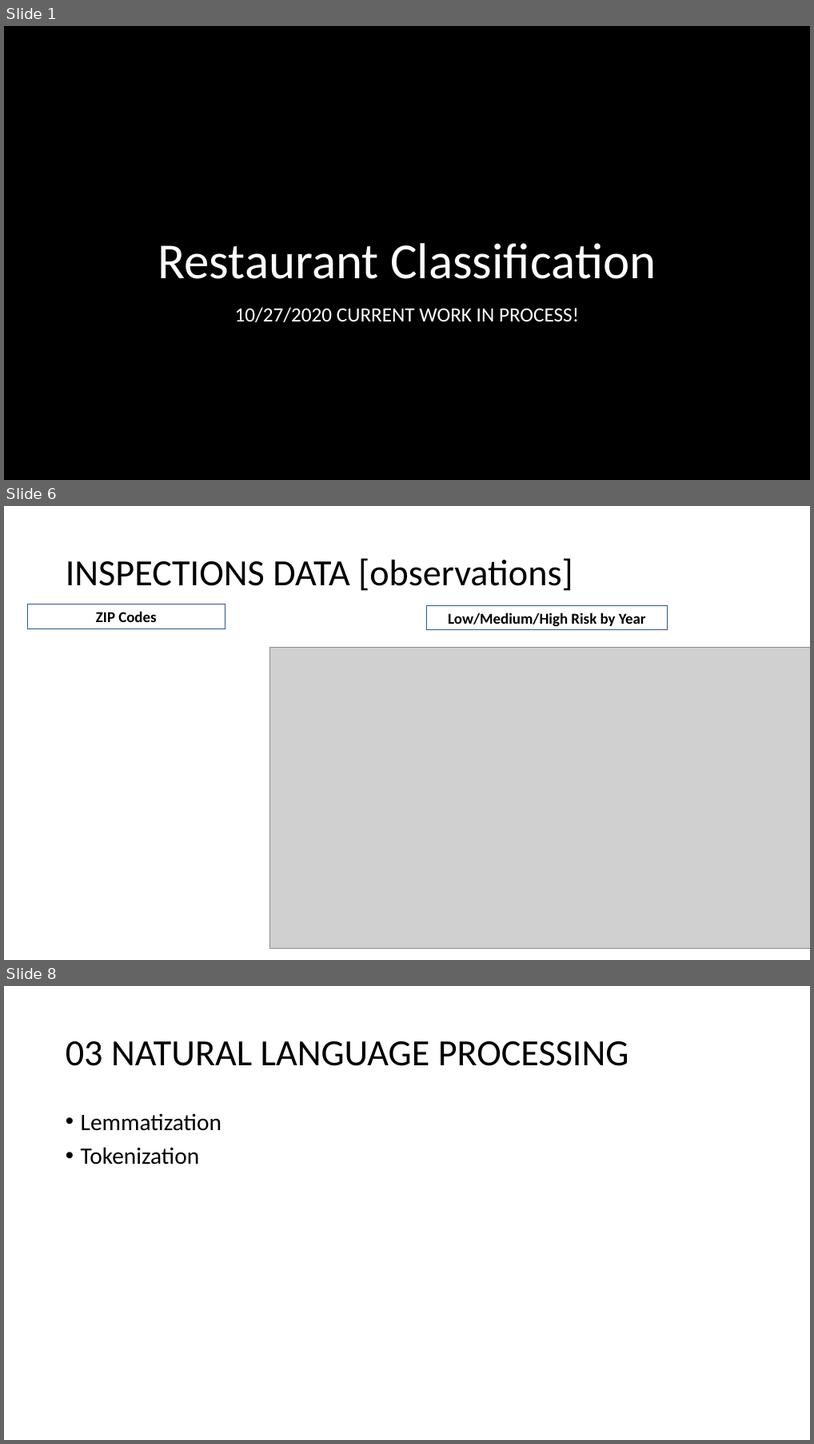
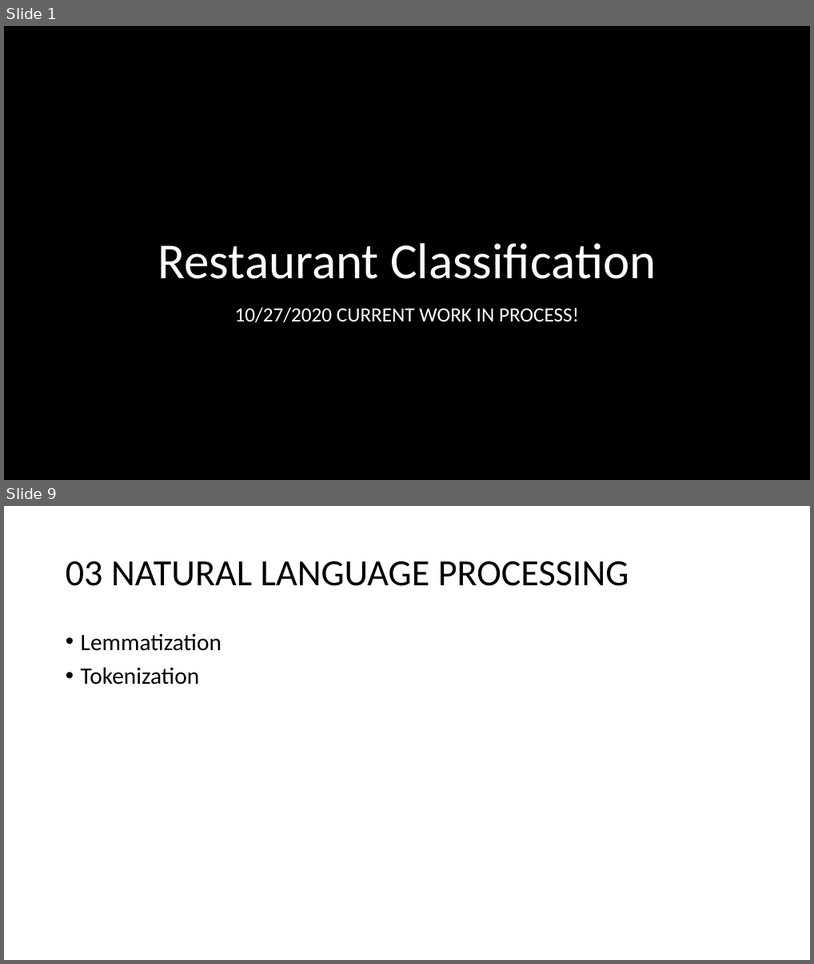
Before and after one commit to sstarkjr/NLP-food-safety-classification, a slide deck: Presentation.pptx. Shown one above the other, each under a label of ours: slides 1, 6 and 8 before the commit, slides 1 and 9 after it; the slides between them are not shown. The pictures are 814x1444 and 814x964 pixels, drawn with LibreOffice and Linux fonts; fonts in the diff are those of the drawing; grey boxes stand for pictures; background and template pictures are left out. Boxes give left, top, right and bottom in pixels: in the first picture for what was removed or moved away, otherwise in the second. Text is boxed around its words. In the diff, an @@ line names an element or a change of style, - is before the commit and + after.

```diff
--- a/Presentation.pptx
+++ b/Presentation.pptx
@@ slide 6 removed at <box>4,506,810,960</box>, background #FFFFFF @@
@@ title removed at <box>66,558,574,591</box> @@
-INSPECTIONS DATA [observations]
@@ rectangle removed at <box>27,604,225,628</box> @@
-ZIP Codes
@@ rectangle removed at <box>427,606,668,630</box> @@
-Low/Medium/High Risk by Year
@@ picture removed at <box>270,647,810,948</box> @@
@@ what was slide 8 is now slide 9 @@
```
Also in this commit, not shown: 6 slides changed, 2 slides added, 2 other slides removed, 3 other files.
